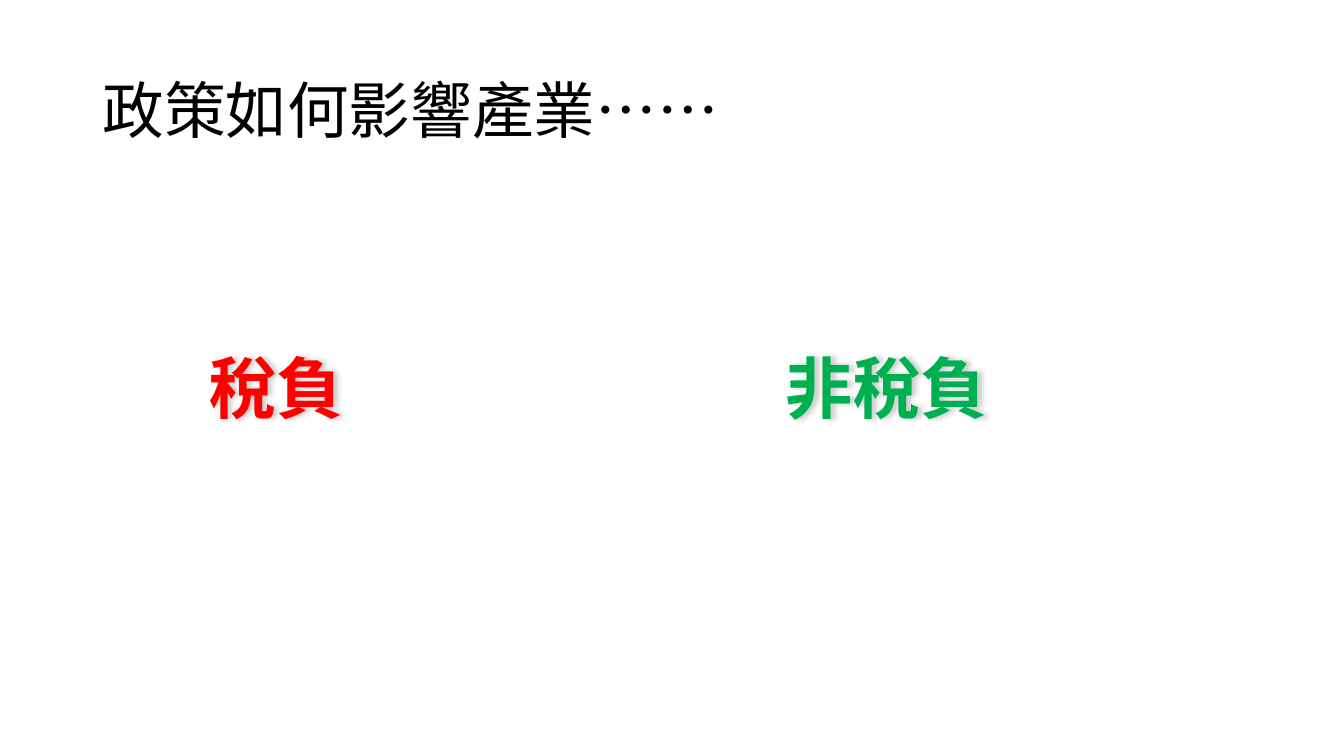
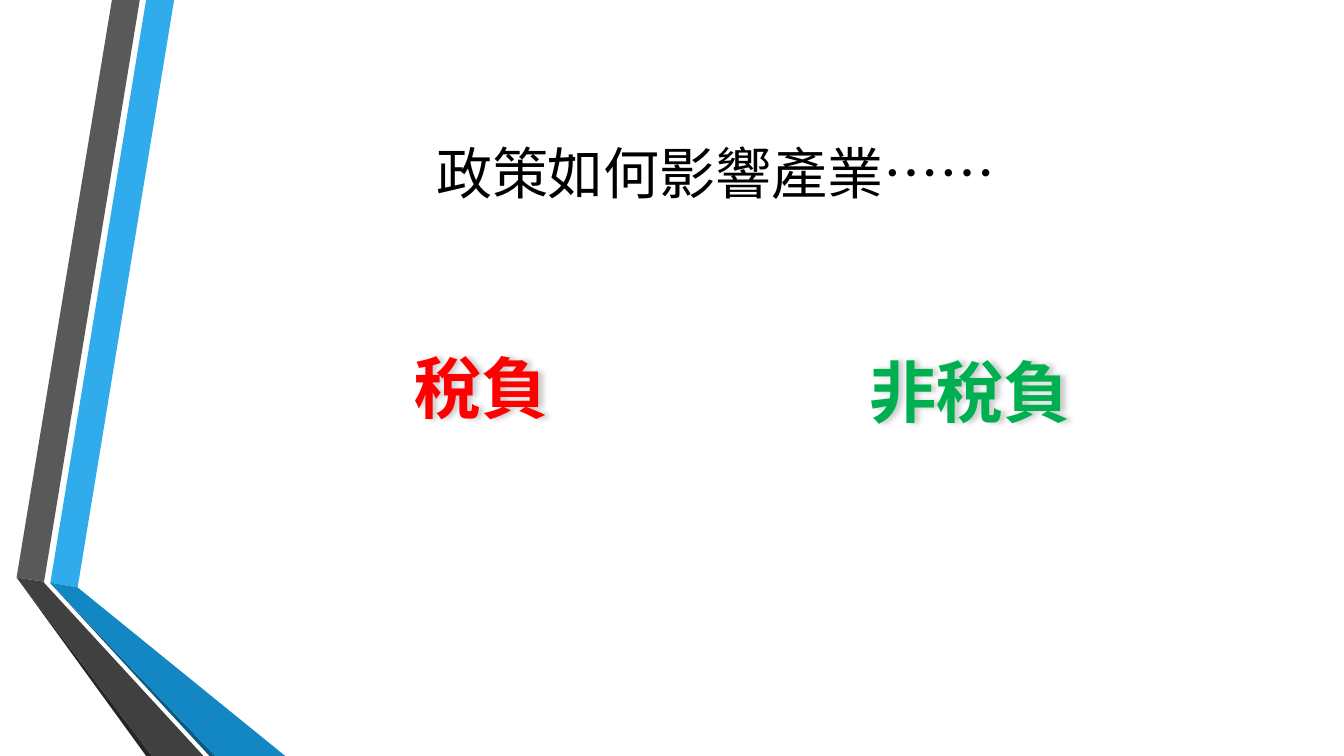
Before and after one commit to Jameswilson7788/school, a slide deck: slide 2 of 政府產業政策簡報.pptx. Drawn at 1344x756 pixels with LibreOffice and Linux fonts; fonts in the diff are those of the drawing; background and template pictures are left out. Boxes give left, top, right and bottom in pixels: in the first picture for what was removed or moved away, otherwise in the second. Text is boxed around its words. In the diff, an @@ line names an element or a change of style, - is before the commit and + after.

```diff
--- a/政府產業政策簡報.pptx
+++ b/政府產業政策簡報.pptx
@@ title "政策如何影響產業……": place and size @@
-title "政策如何影響產業……" at [102, 80, 718, 139]
+title "政策如何影響產業……" at [436, 146, 995, 199]
@@ title "政策如何影響產業……" at [436, 146, 995, 199]: size 44 to 40 pt; alignment left to centre; line spacing 0.9 to 1 @@
@@ text "稅負": place and size @@
-text "稅負" at [209, 356, 343, 420]
+text "稅負" at [414, 356, 548, 420]
@@ text "稅負" at [414, 356, 548, 420]: line spacing 0.9 to 1; more space between paragraphs; vertical alignment top to middle @@
@@ text "非稅負": place and size @@
-text "非稅負" at [786, 356, 988, 420]
+text "非稅負" at [870, 360, 1072, 424]
@@ group added at [16, 0, 285, 756]: 6 freeform shapes @@
```
Also in this commit, not shown: 13 other slides changed, 7 slides added, 4 slides removed.
